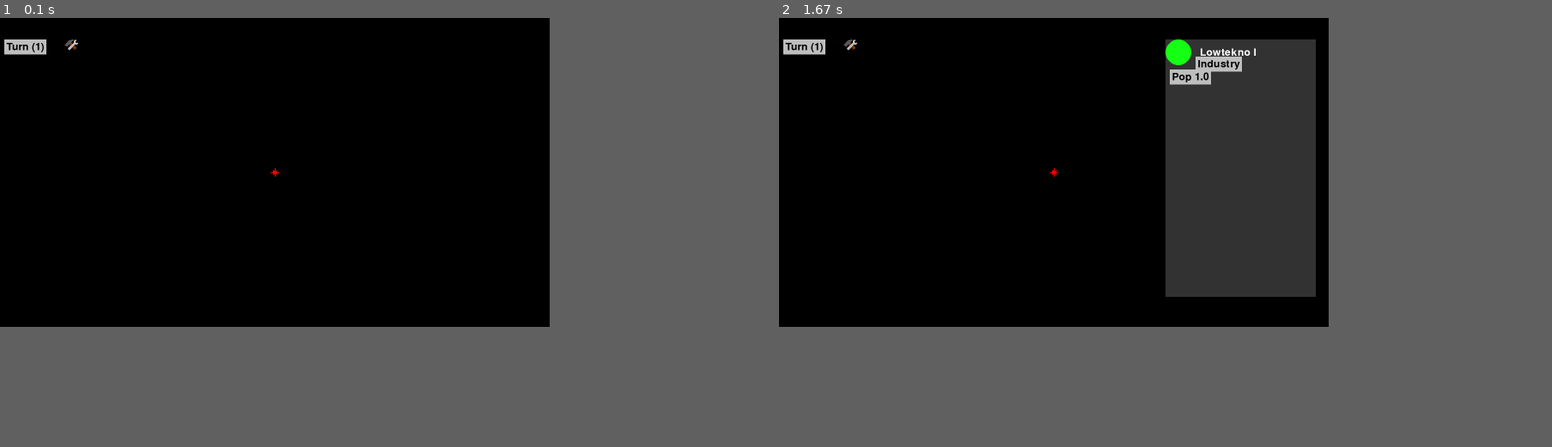
Above: before the commit, frames 1-2 (left to right).
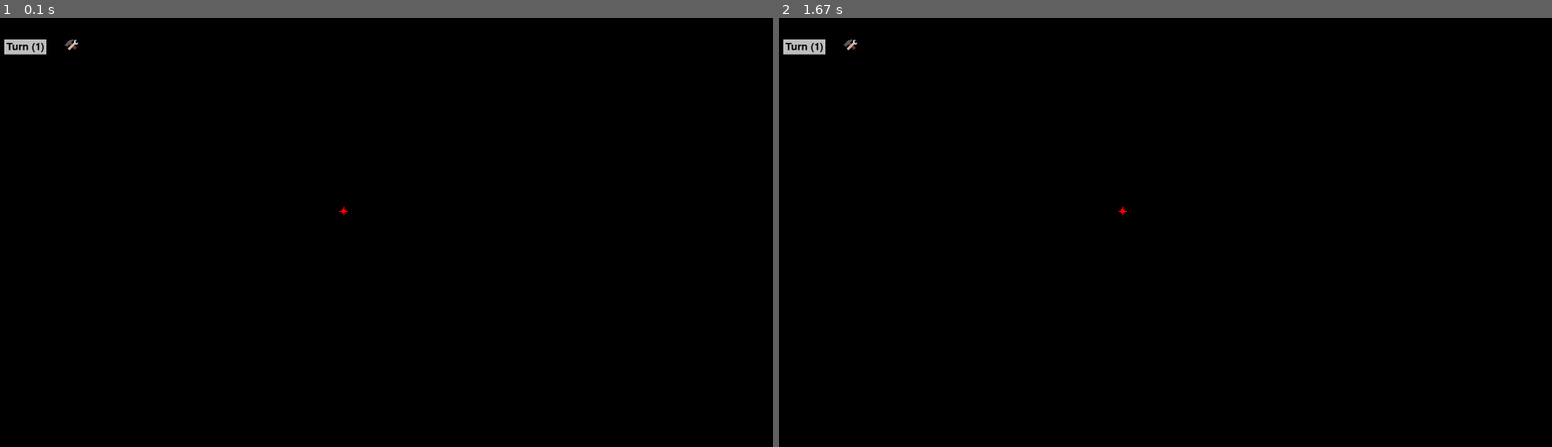
Above: after the commit, the same moments.

Repository: samwheel/KingOfTheGalaxy
Game: pygame game, started from pygame_main.py
The game is run twice, just before and just after one commit, with the same random seed, the same clock (stepped at 60 frames per second) and the same inputs.
Inputs (mouse positions are in pixels of both pictures, inside the frame that each line leads up to):
- Up to frame 1 (0.1 s): no input
- Up to frame 2 (1.67 s): click (1057, 172) at 0.38 s
In our replay, the window is 640x360 before the commit and 900x500 after it. These sizes can differ from the game's own. Grey fills any space a smaller window leaves; there, only what the larger window draws over its background counts as a difference.

The runs differ from the first frame. In frame 1, less than 0.1% of the frame differs, in the area x 35-45%, y 35-46%; in frame 2, 12%, in the area x 35-70%, y 5-65%.

Commit message:
Added basic buildings

Diff:
--- a/pygame_helper/button.py
+++ b/pygame_helper/button.py
@@ -2,6 +2,14 @@
 import pygame
 
 from src.observer import Observer
+
+def create_button_surface(image: Surface, value: str) -> Surface:
+    surface = Surface((100, 35))
+    surface.fill(Color("gray"))
+    surface.blit(image, (5, 5))
+    prod_text = pygame.font.Font(None, 36).render(value, True, Color("black"))
+    surface.blit(prod_text, (40, 5))
+    return surface
 
 class Button(sprite.Sprite, Observer):
     def __init__(self, color: Color, text: str, x: int, y: int, action = lambda: None, update_function = lambda: None) -> None:
@@ -61,7 +69,7 @@
         self.update_function()
 
     def draw(self, surface: Surface) -> None:
-        background: Surface = Surface(self.rect.inflate(10, 10).size)
+        background: Surface = Surface(self.rect.size)
         background.fill(self.color)
         surface.blit(background, self.rect)
         surface.blit(self.surface, self.rect)
--- a/pygame_main.py
+++ b/pygame_main.py
@@ -1,6 +1,8 @@
 from random import choice
 from os import environ
 environ['PYGAME_HIDE_SUPPORT_PROMPT'] = '1'
+import warnings
+warnings.filterwarnings("ignore", category=UserWarning)
 import pygame
 from pygame.time import Clock
 
@@ -13,6 +15,7 @@
 from src.planet import Planet, Focus
 from src.race import *
 from src.empire import Empire
+from src.buildings import IndustrialCenter
 
 def random_star_name() -> str:
     name_list:list[str] = []
@@ -22,22 +25,22 @@
 
 pygame.init()
 
-screen: pygame.Surface = pygame.display.set_mode((1280,720))
+screen: pygame.Surface = pygame.display.set_mode((1800,1000))
 pygame.display.set_caption("King of the Galaxy")
-planet_group = pygame.sprite.Group()
+planet_group: list[PlanetView] = []
 with open("src/races.dat", "r") as f:
     races: list[Race] = [eval(line) for line in f.readlines()]
 player_empire = Empire("Blorg", "Glorp")
-player_empire.add_planet(Planet(f"{random_star_name()} I", races[0], 1, 10, Focus.INDUSTRY))
+player_empire.add_planet(Planet(f"{random_star_name()} I", races[0], 1, 50, Focus.INDUSTRY))
 
 production_view = ProductionView(player_empire)
 
-planet_group.add(PlanetView(30, pygame.Color(20, 255, 20), player_empire.planets[0]))
+planet_group.append(PlanetView(30, pygame.Color(20, 255, 20), player_empire.planets[0]))
 
-star: Star = Star(640, 360, 10, pygame.Color(255, 0, 0), planet_group)
-stars: pygame.sprite.Group = pygame.sprite.Group()
-stars.add(star)
-planet_view_group = pygame.sprite.Group()
+star: Star = Star(800, 450, 10, pygame.Color(255, 0, 0), planet_group)
+stars: list[Star] = []
+stars.append(star)
+planet_view_group: list[PlanetView] = []
 widgets = pygame.sprite.Group()
 current_view: pygame.sprite.Sprite | None = None
 def toggle_production_view() -> None:
@@ -48,7 +51,13 @@
         current_view = production_view
 
 production_button = button.ImageButton(pygame.Color("black"), pygame.image.load("images/production_icon.png"), 150, 50, action=toggle_production_view)
-turn_button = button.Button(pygame.Color("black"), f'Turn (1)', 10, 50, action=player_empire.year_handler.next_year, update_function=lambda: setattr(turn_button, 'text', f'Turn ({player_empire.year_handler.year})'))
+turn_button = button.Button(
+    pygame.Color("black"),
+    f'Turn (1)',
+    10,
+    50,
+    action=player_empire.year_handler.next_year,
+    update_function=lambda: setattr(turn_button, 'text', f'Turn ({player_empire.year_handler.year})'))
 player_empire.year_handler.add_observer(turn_button)
 widgets.add(production_button)
 widgets.add(turn_button)
@@ -58,34 +67,50 @@
 while True:
     for event in pygame.event.get():
         widgets.update(event)
-        planet_group.update(event)
+        for planet in planet_group:
+            planet.update(event)
+
+        if current_view:
+            current_view.update(event)
 
         if event.type == pygame.QUIT:
             pygame.quit()
             raise SystemExit
 
         if event.type == pygame.MOUSEBUTTONDOWN:
-            clicked_stars = [s for s in stars if s.rect.collidepoint(event.pos)]
-            if clicked_stars:
-                planet_view_group.empty()
-                planet_view_group.add([planet for star in clicked_stars for planet in star.planets])
+            try:
+                clicked_star = [s for s in stars if s.rect.collidepoint(event.pos)][0]
+                planet_view_group = []
+                for planet in clicked_star.planets:
+                    planet_view_group.append(planet)
+            except IndexError:
+                pass
+
+
     for planet in planet_group:
         planet.observer_update()
 
     screen.fill("black")
 
     for index, planet in enumerate(planet_view_group):
-        planet.move(900, index)
+        planet.move(1400, index)
 
-    stars.draw(screen)
+    for star in stars:
+        star.draw(screen)
 
     if planet_view_group:
-        pygame.draw.rect(screen, (50, 50, 50), pygame.rect.Rect(900, 50, 350, 600))
+        pygame.draw.rect(screen, (50, 50, 50), pygame.rect.Rect(1400, 50, 350, 900))
         for planet_view in planet_view_group:
             planet_view.draw(screen)
 
     if current_view:
         current_view.draw(screen)
+        try:
+            current_view.set_current_planet(planet_view_group[0].planet)
+        except IndexError:
+            pass
+
+        current_view.observer_update()
 
     for widget in widgets:
         widget.move(0, 0)
--- /dev/null
+++ b/src/build_handler.py
@@ -0,0 +1,42 @@
+from src.buildings import Building
+from src.observer import Observer
+
+class BuildHandler(Observer):
+    def __init__(self, empire) -> None:
+        self.empire = empire
+        self.__build_list: list[tuple[Building, float]] = []
+
+    def build(self, building: Building):
+        try:
+            try:
+                self.__build_list.index((building, 0))
+            except ValueError:
+                building.planet.buildings.index(building)
+        except ValueError:
+            self.__build_list.append((building, 0))
+            pass
+        except AttributeError:
+            pass
+
+    @property
+    def build_list(self) -> list[tuple[Building, float]]:
+        return self.__build_list
+
+    def observer_update(self) -> None:
+        industry: float = float(self.empire.industry)
+        for building, build_industry in self.__build_list:
+            new_build_industry: float = 0
+            if industry + build_industry > building.build_production and building.build_max_amount + build_industry > building.build_production:
+                new_build_industry = building.build_production - build_industry
+            elif industry > building.build_max_amount:
+                new_build_industry = building.build_max_amount
+            else:
+                new_build_industry = industry
+
+            industry -= new_build_industry
+            build_index: int = self.build_list.index((building, build_industry))
+            if new_build_industry + build_industry < building.build_production:
+                self.__build_list[build_index] = (building, new_build_industry + build_industry)
+            else:
+                building.planet.buildings.append(building)
+                self.__build_list.remove((building, build_industry))
--- /dev/null
+++ b/src/buildings.py
@@ -0,0 +1,36 @@
+class Buildable:
+    def __init__(self, name: str, build_production: int, build_max_amount: int) -> None:
+        self.build_production: int = build_production
+        self.build_max_amount: int = build_max_amount
+        self.name: str = name
+
+    def __str__(self) -> str:
+        return self.name
+
+    def __repr__(self) -> str:
+        return self.name
+
+class Building(Buildable):
+
+    def __init__(self, planet, name: str = "", build_production: int = 0, build_max_amount: int = 0, production_bonus: float = 0) -> None:
+        super().__init__(name, build_production, build_max_amount)
+        self.__production_bonus: float = production_bonus
+        self.planet = planet
+
+    @property
+    def production_bonus(self) -> float:
+        return self.__production_bonus
+
+    def __eq__(self, value: object) -> bool:
+        return self.__class__ == value.__class__
+
+class IndustrialCenter(Building):
+    def __init__(self, planet) -> None:
+        super().__init__(planet, "Industrial Center", 100, 20, 0.05)
+
+    @property
+    def production_bonus(self) -> float:
+        return super().production_bonus * self.planet.population
+
+def get_buildings_list() -> list[type[Building]]:
+    return [IndustrialCenter]
--- a/src/empire.py
+++ b/src/empire.py
@@ -1,5 +1,6 @@
 from src.year_handler import YearHandler
 from src.planet import Planet
+from src.build_handler import BuildHandler
 
 class Empire:
     def __init__(self, name:str = "", emperor_name:str = "") -> None:
@@ -7,6 +8,8 @@
         self.emperor_name: str = emperor_name
         self.year_handler = YearHandler()
         self.planets: list[Planet] = []
+        self.build_handler: BuildHandler = BuildHandler(self)
+        self.year_handler.add_observer(self.build_handler)
 
     def __str__(self) -> str:
         return f"Empire {self.name}, Emperor {self.emperor_name}"
--- a/src/planet.py
+++ b/src/planet.py
@@ -1,6 +1,7 @@
 from enum import StrEnum
 from src.race import Race
 from src.observer import Observer
+from src.buildings import Building
 
 class Focus(StrEnum):
     INDUSTRY = "Industry"
@@ -16,6 +17,7 @@
         self.focus: Focus = focus
         self.population: float = population
         self.max_population: int = max_population
+        self.buildings: list[Building] = []
 
     def __str__(self) -> str:
         return f"Planet {self.name} focused on {self.focus}"
@@ -27,6 +29,8 @@
     def industry(self) -> float:
         industry_from_focus: float = self.race.industry * self.population if self.focus == Focus.INDUSTRY else 0.0
         industry: float = industry_from_focus
+        for building in self.buildings:
+            industry += building.production_bonus
         return industry
 
     def observer_update(self) -> None:
--- a/view/planet.py
+++ b/view/planet.py
@@ -34,14 +34,32 @@
         self.planet = planet
 
         # Planet population
-        population_text = button.Button(Color("black"), f"Pop {planet.population}", padding, radius * 2 + padding, update_function=lambda: setattr(population_text, "text", f"Pop {math.floor(planet.population * 10 + 0.5) / 10}"))
+        population_text = button.Button(Color("black"), f"Pop {planet.population}", padding, radius * 2 + padding * 2, update_function=lambda: setattr(population_text, "text", f"Pop {math.floor(planet.population * 10 + 0.5) / 10}"))
         self.__sprites.add(population_text)
+
+        # Planet Production
+        production_button = button.ImageButton(
+            Color("gray"),
+            button.create_button_surface(pygame.image.load("images/production_icon.png"), str(math.floor(planet.industry * 10 + 0.5) / 10)),
+            padding + 120,
+            radius * 2 + padding * 2,
+            update_function=lambda: setattr(production_button, "surface", button.create_button_surface(pygame.image.load("images/production_icon.png"), str(math.floor(planet.industry * 10 + 0.5) / 10))))
+        self.__sprites.add(production_button)
+
+        self.building_sprites: list[sprite.Sprite] = []
 
     def change_focus(self, focus: Focus | None = None) -> None:
         focus_order = [Focus.INDUSTRY, Focus.RESEARCH, Focus.INFLUENCE, Focus.GROWTH, Focus.DEFENSE]
         self.planet.focus = focus if focus else focus_order[(focus_order.index(self.planet.focus) + 1) % len(focus_order)]
 
     def move(self, x: int, index: int = 0) -> None:
+        self.__sprites.remove(self.building_sprites)
+        self.building_sprites = []
+        for building in self.planet.buildings:
+            building_sprite = basic_sprite.BasicSprite(pygame.font.Font(None, 32).render(f"{building}", True, Color("white")), self.planet.buildings.index(building) * 50, 200)
+            self.building_sprites.append(building_sprite)
+        self.__sprites.add(self.building_sprites)
+
         for sprite in self.__sprites.sprites():
             sprite.move(x, 50 + index * 160)
 
@@ -55,5 +73,5 @@
                 sprite.observer_update()
 
     def draw(self, surface) -> None:
-        for sprite in self.__sprites.sprites():
+        for sprite in self.__sprites:
             sprite.draw(surface)
--- a/view/production.py
+++ b/view/production.py
@@ -1,18 +1,49 @@
 import pygame
+from pygame import Surface
 import math
 
 from src.empire import Empire
+from src.planet import Planet
+from src.buildings import get_buildings_list, Building
+from src.observer import Observer
 
-class ProductionView(pygame.sprite.Sprite):
+from pygame_helper.button import Button
+
+class ProductionView(pygame.sprite.Sprite, Observer):
     def __init__(self, empire: Empire):
         super().__init__()
         self.empire: Empire = empire
-        self.image = pygame.Surface((300, 400))
+        self.image = pygame.Surface((500, 800))
         self.image.fill(pygame.Color("lightgray"))
         self.rect: pygame.Rect = self.image.get_rect(topleft=(0, 100))
         self.font = pygame.font.Font(None, 36)
+        self.__current_planet: Planet | None = None
+        self.building_list_buttons: list[Button] = []
 
-    def draw(self, surface: pygame.Surface) -> None:
+    def set_current_planet(self, planet: Planet):
+        self.__current_planet = planet
+
+    def update(self, event) -> None:
+        for button in self.building_list_buttons:
+            button.update(event)
+
+    def observer_update(self) -> None:
+        for button in self.building_list_buttons:
+            button.observer_update()
+
+    def draw(self, surface: Surface) -> None:
         surface.blit(self.image, self.rect)
         industry_text = self.font.render(f"Total Industry: {math.floor(self.empire.industry * 10 + 0.5) / 10}", True, pygame.Color("black"))
         surface.blit(industry_text, (self.rect.x + 10, self.rect.y + 10))
+        build_list_text: list[Surface] = [self.font.render(f"{building_tuple[0].planet.name}: ({building_tuple[0]}, {round(building_tuple[1], 1)})", True, pygame.color.Color("black")) for building_tuple in self.empire.build_handler.build_list]
+        for building_text in build_list_text:
+            surface.blit(building_text, (self.rect.x + 10, self.rect.y + 60 + 50 * build_list_text.index(building_text)))
+
+        def add_to_list(building_type: type[Building]):
+            self.empire.build_handler.build(building_type(self.__current_planet))
+
+
+        pygame.draw.rect(surface, pygame.Color("white"), pygame.Rect(self.rect.bottomright[0] + 10, self.rect.bottomright[1] - 100, 500, 100))
+        self.building_list_buttons: list[Button] = [Button(pygame.Color("black"), str(building(self.__current_planet)), self.rect.bottomright[0] + 30, self.rect.bottomright[1] - 80 + 50 * get_buildings_list().index(building), lambda: add_to_list(building)) for building in get_buildings_list()]
+        for building_button in self.building_list_buttons:
+            building_button.draw(surface)
--- a/view/star.py
+++ b/view/star.py
@@ -2,10 +2,12 @@
 from pygame import Surface, Color
 import pygame
 
+from view.planet import PlanetView
+
 class Star(Sprite):
-    def __init__(self, x: int, y: int, radius:int, color: Color = Color("yellow"), planets: Group = Group()) -> None:
+    def __init__(self, x: int, y: int, radius:int, color: Color = Color("yellow"), planets: list[PlanetView] = []) -> None:
         super().__init__()
-        self.planets: Group = planets
+        self.planets: list[PlanetView] = planets
         self.image: Surface = Surface((radius*2, radius*2), pygame.SRCALPHA)
         pygame.draw.circle(self.image, color, (radius, radius), radius // 2)
         pygame.draw.line(self.image, color, (radius, 0), (radius, radius*2), radius // 4)
@@ -13,3 +15,6 @@
         pygame.draw.line(self.image, color, (radius / 2, radius / 2), (radius * 1.5, radius * 1.5), radius // 4)
         pygame.draw.line(self.image, color, (0 + radius / 2, radius * 1.5), (radius * 1.5, radius / 2), radius // 4)
         self.rect = self.image.get_rect(center=(x, y))
+
+    def draw(self, surface: Surface):
+        surface.blit(self.image, self.rect)
